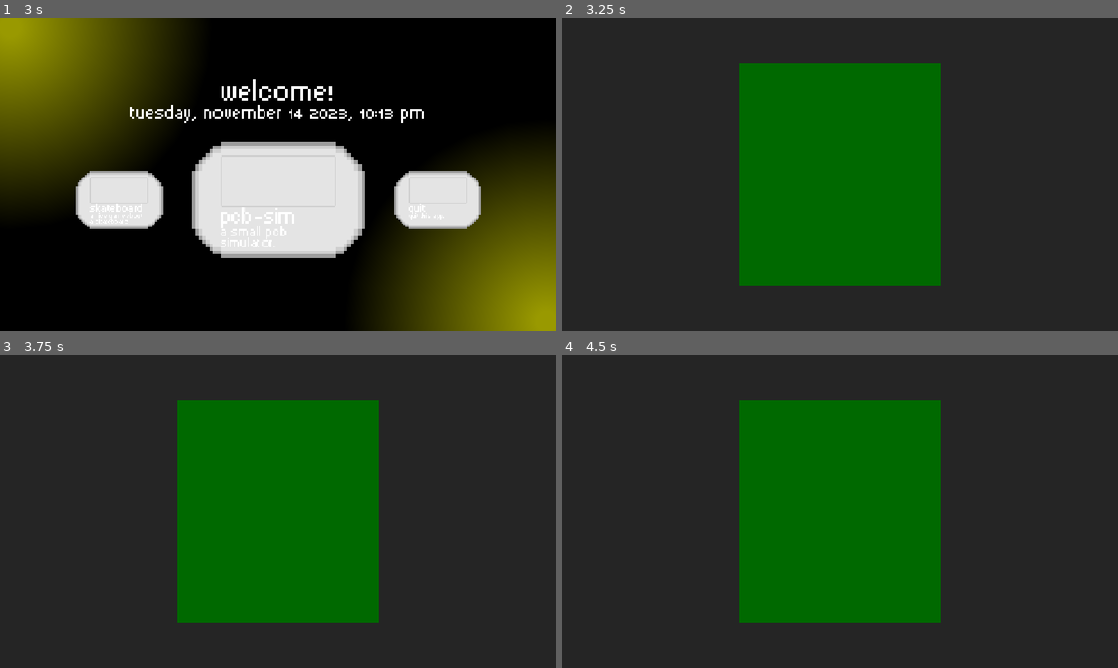
Above: before the commit, frames 1-4 (two rows, left to right).
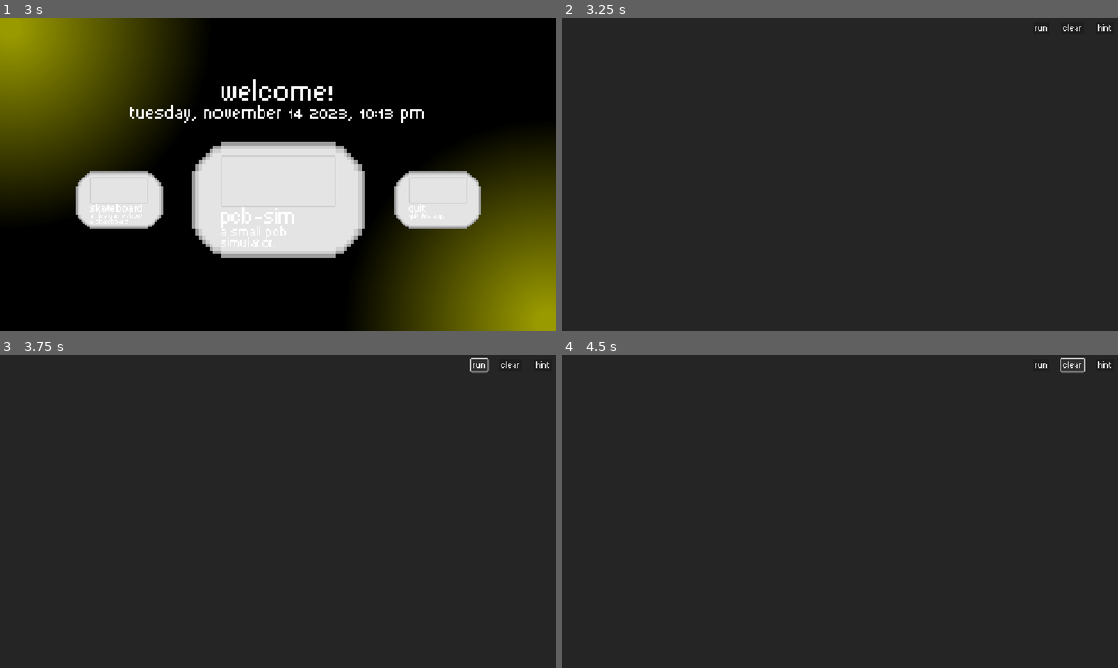
Above: after the commit, the same moments.

Repository: RafaeloxMC/giftbox
Game: Godot game, scene res://scenes/ui/loading.tscn
The game is run twice, just before and just after one commit, with the same random seed, the same clock (stepped at 60 frames per second) and the same inputs.
Inputs (mouse positions are in pixels of both pictures, inside the frame that each line leads up to):
- Up to frame 1 (3 s): tap Enter (ui_accept) at 0.5, 0.77, 1.25, 1.52, 2 s; hold Right (ui_right) 0.53-2.03 s; click (278, 174) at 0.6 s; move the mouse to (166, 190) at 1.27 s; tap Alt at 1.35 s; move the mouse to (333, 105) at 2.02 s; hold Left (ui_left) 2.03-2.78 s; tap Shift at 2.1 s; move the mouse to (278, 199) at 2.77 s; hold Right (ui_right) from 2.78 s (still down); click (278, 199) at 2.85 s
- Up to frame 2 (3.25 s): keep holding Right (ui_right); tap Enter (ui_accept) at 3.02 s
- Up to frame 3 (3.75 s): release Right (ui_right) at 3.5 s; click (478, 364) at 3.5 s, where only the run after the commit has a clickable "Run"
- Up to frame 4 (4.5 s): click (1073, 364) at 4.25 s, where only the run after the commit has a clickable "Clear"

Frame 1 is identical in both runs. In frame 2, 26% of the frame differs, in the area x 31-99%, y 2-86%; in frame 3, 26%; in frame 4, 26%, in the area x 31-99%, y 0-86%.

Commit message:
Update pcb scene

Diff:
--- a/scenes/pcb.tscn
+++ b/scenes/pcb.tscn
@@ -1,23 +1,47 @@
-[gd_scene format=3 uid="uid://b5826qe06yewk"]
+[gd_scene load_steps=2 format=3 uid="uid://b5826qe06yewk"]
 
-[node name="Pcb" type="Node2D"]
+[ext_resource type="Theme" uid="uid://ba5kc6y2xcxwb" path="res://assets/themes/theme.tres" id="1_efhn6"]
+
+[node name="Pcb" type="Control"]
+layout_mode = 3
+anchors_preset = 0
 
 [node name="ColorRect" type="ColorRect" parent="."]
+layout_mode = 0
 offset_right = 1152.0
 offset_bottom = 648.0
 color = Color(0.14406255, 0.14406255, 0.14406255, 1)
 
-[node name="ColorRect" type="ColorRect" parent="ColorRect"]
-layout_mode = 1
-anchors_preset = 8
-anchor_left = 0.5
-anchor_top = 0.5
-anchor_right = 0.5
-anchor_bottom = 0.5
-offset_left = -209.0
-offset_top = -231.0
-offset_right = 209.0
-offset_bottom = 231.0
-grow_horizontal = 2
-grow_vertical = 2
-color = Color(0, 0.41346622, 0, 1)
+[node name="Board" type="Node2D" parent="."]
+
+[node name="UI" type="Control" parent="."]
+anchors_preset = 0
+offset_right = 1152.0
+offset_bottom = 648.0
+
+[node name="Run" type="Button" parent="UI"]
+layout_mode = 0
+offset_left = 976.0
+offset_top = 8.0
+offset_right = 1010.0
+offset_bottom = 34.0
+theme = ExtResource("1_efhn6")
+text = "Run"
+
+[node name="Clear" type="Button" parent="UI"]
+layout_mode = 0
+offset_left = 1034.0
+offset_top = 8.0
+offset_right = 1082.0
+offset_bottom = 34.0
+theme = ExtResource("1_efhn6")
+text = "Clear"
+
+[node name="Hint" type="Button" parent="UI"]
+layout_mode = 0
+offset_left = 1106.0
+offset_top = 8.0
+offset_right = 1144.0
+offset_bottom = 34.0
+theme = ExtResource("1_efhn6")
+text = "Hint"
